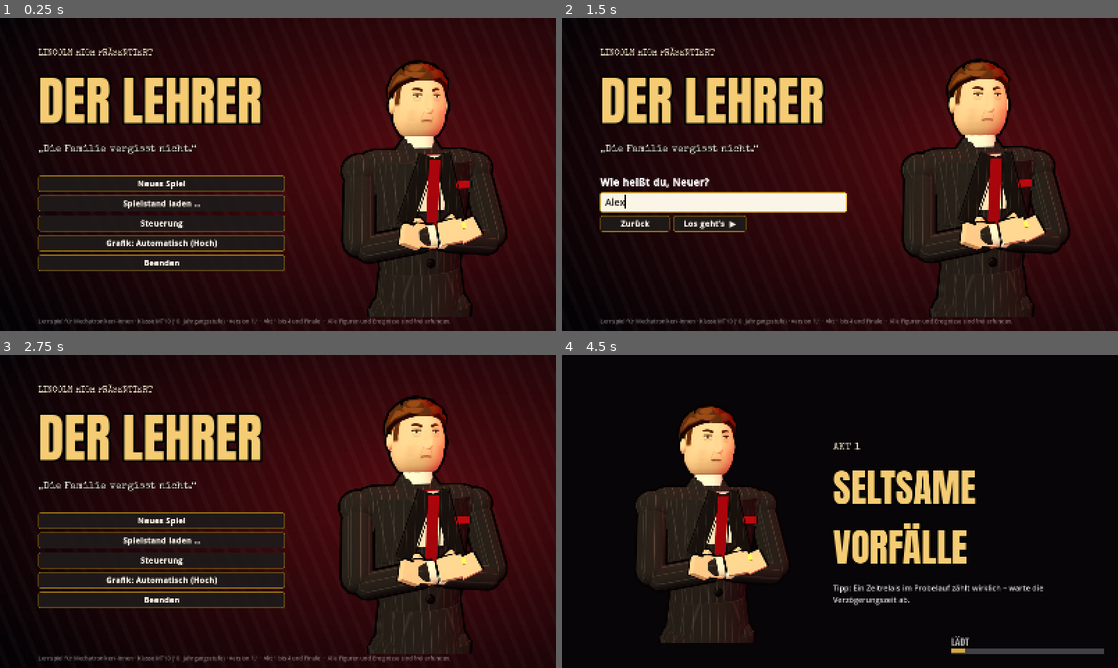
Above: before the commit, frames 1-4 (two rows, left to right).
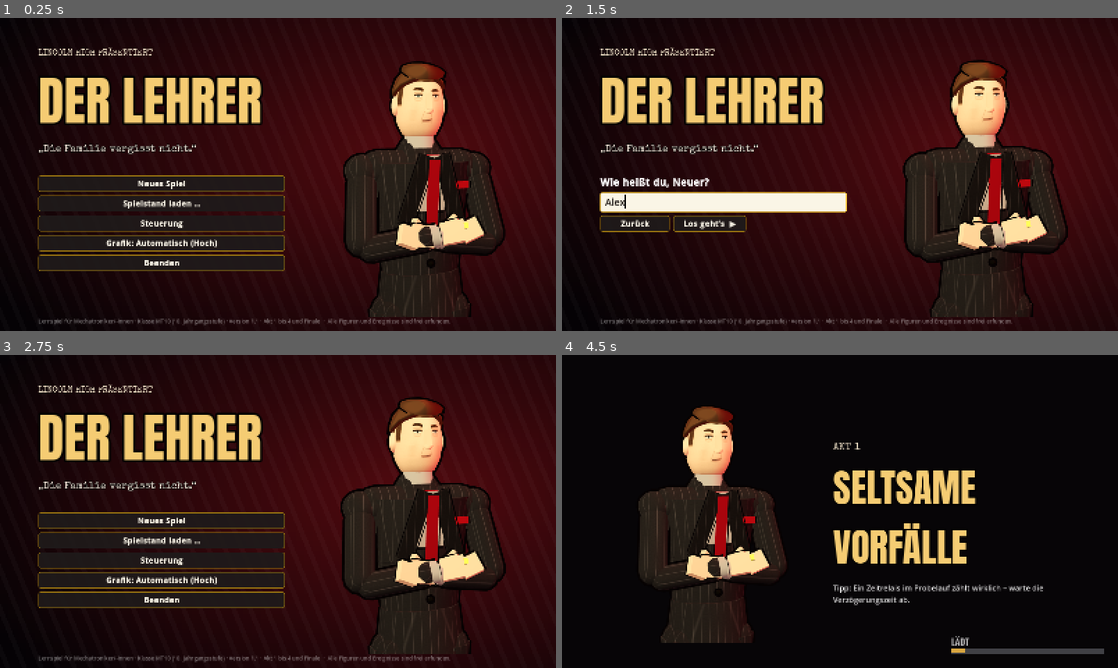
Above: after the commit, the same moments.

Repository: josef94-code/BS_game
Game: Godot game, scene res://szenen/hauptmenue.tscn
Two runs of this game, one before a commit and one after it. Both use one fixed random seed, a clock stepped at 60 frames per second and the inputs below.
Inputs (mouse positions are in pixels of both pictures, inside the frame that each line leads up to):
- Up to frame 1 (0.25 s): no input
- Up to frame 2 (1.5 s): click "Neues Spiel" at 0.5 s; click (723, 202) at 1.27 s; type "Alex" at 1.35 s
- Up to frame 3 (2.75 s): click "Zurück" at 2 s
- Up to frame 4 (4.5 s): click "Neues Spiel" at 2.75 s; click "Los geht’s ▶" at 3.5 s; tap Enter at 4.25 s; move the mouse to (962, 495) at 4.27 s; hold D (rechts) from 4.28 s (still down); hold B (beweisbrett) from 4.28 s (still down); click (962, 495) at 4.42 s

The runs differ from the first frame. In frame 1, 2.9% of the frame differs, in the area x 61-92%, y 13-96%; in frame 2, 2.9%; in frame 3, 2.9%, in the area x 60-92%, y 12-96%; in frame 4, 2.0%.

Commit message:
Der Lehrer nach Foto: kurze Haare mit hochgestellter Partie, schmales Gesicht, blaugraue Augen, graues Hemd
Im Paten-Stil mit überlegenem halben Grinsen; Testfoto enthält jetzt auch das Menü-Porträt.

Co-Authored-By: Claude Opus 5.5 <noreply@anthropic.com>
Claude-Session: https://claude.ai/code/session_01RjAFtcWGG9vGVVgEFmjtzk

Diff:
--- a/der-lehrer/skripte/figuren/figur.gd
+++ b/der-lehrer/skripte/figuren/figur.gd
@@ -26,6 +26,8 @@
 	"ausdruck": "ernst",        # ernst, grimmig, skeptisch, arrogant, angespannt, warm, muede
 	"haltung": "",              # verschraenkt, hueften, taschen
 	"kiefer": 1.0,              # Breite des Unterkiefers
+	"kopfbreite": 1.0,          # schmales (< 1) oder breites Gesicht
+	"ohren": 1.0,               # Ohrgröße
 	"huefte": 1.0,              # Hüftbreite
 	"einfach": false,           # Statisten: weniger Polygone, kleinere Gesichtstextur, kein Blinzeln
 }
@@ -316,19 +318,20 @@
 	_gesicht_mat.albedo_texture = _gesicht_offen
 	_gesicht_mat.texture_filter = BaseMaterial3D.TEXTURE_FILTER_LINEAR_WITH_MIPMAPS
 	var kopf := MeshInstance3D.new()
-	kopf.mesh = _kopf_mesh(0.108, stil["kiefer"], stil["einfach"])
+	kopf.mesh = _kopf_mesh(0.108, stil["kiefer"], stil["einfach"], stil["kopfbreite"])
 	kopf.material_override = _gesicht_mat
 	k.add_child(kopf)
 	# Ohren
 	for seite in [-1, 1]:
-		var ohr := _kug(k, 0.026, Vector3(0.092 * seite, -0.008, 0.008), haut, Vector3(0.4, 1.05, 0.75))
+		var og: float = stil["ohren"]
+		var ohr := _kug(k, 0.026 * og, Vector3(0.09 * seite * stil["kopfbreite"], -0.008, 0.008), haut, Vector3(0.4, 1.05, 0.75))
 		ohr.rotation.y = -0.3 * seite
 	# Nase: Rücken und Spitze
 	var nasenhaut := _m(Color(stil["haut"]).darkened(0.04), "", 4.0, false)
 	var nase := Bau.box(k, Vector3(0.018, 0.052, 0.026), Vector3(0, -0.002, -0.097), nasenhaut)
 	nase.rotation.x = 0.3
 	_kug(k, 0.012, Vector3(0, -0.026, -0.106), nasenhaut, Vector3(1.25, 0.85, 1.0))
-	var haar := _m(stil["haare"], "", 4.0, true, 0.35 if stil["frisur"] in ["gegelt", "tolle"] else 0.8)
+	var haar := _m(stil["haare"], "", 4.0, true, 0.35 if stil["frisur"] in ["gegelt", "tolle"] else (0.55 if stil["frisur"] == "kurz_hoch" else 0.8))
 	# Frisur
 	match stil["frisur"]:
 		"tolle", "gegelt":
@@ -340,6 +343,14 @@
 			if stil["frisur"] == "tolle":
 				var welle := _kug(k, 0.04, Vector3(0.015, 0.108, -0.06), haar, Vector3(1.3, 0.38, 0.9))
 				welle.rotation.x = -0.3
+		"kurz_hoch":
+			var kappe := _kug(k, 0.111, Vector3(0, 0.028, 0.008), haar, Vector3(0.9 * stil["kopfbreite"], 0.86, 1.02), true)
+			kappe.rotation.x = 0.45
+			var oben := _kug(k, 0.07, Vector3(0, 0.084, -0.006), haar, Vector3(1.08 * stil["kopfbreite"], 0.36, 1.25))
+			oben.rotation.x = -0.1
+			# kurz hochgestellte Partie über der Stirn
+			var stirn := _kug(k, 0.045, Vector3(0.004, 0.1, -0.06), haar, Vector3(1.85 * stil["kopfbreite"], 0.42, 0.95))
+			stirn.rotation = Vector3(-0.6, 0, 0.05)
 		"dutt":
 			var kappe := _kug(k, 0.112, Vector3(0, 0.03, 0.006), haar, Vector3(0.92, 0.92, 1.03), true)
 			kappe.rotation.x = 0.45
@@ -401,8 +412,8 @@
 ## Wangenknochen, kantiger Unterkiefer, vorstehendes Kinn. Die UVs der Kugel bleiben gleich,
 ## daher passt die gemalte Gesichtstextur weiterhin.
 static var _kopf_cache := {}
-static func _kopf_mesh(r: float, kiefer: float, einfach: bool) -> ArrayMesh:
-	var schluessel := "%s_%s_%s" % [r, kiefer, einfach]
+static func _kopf_mesh(r: float, kiefer: float, einfach: bool, breite: float = 1.0) -> ArrayMesh:
+	var schluessel := "%s_%s_%s_%s" % [r, kiefer, einfach, breite]
 	if _kopf_cache.has(schluessel):
 		return _kopf_cache[schluessel]
 	var sm := SphereMesh.new()
@@ -417,7 +428,7 @@
 		var vorne := clampf(-p.z, 0.0, 1.0)
 		var y := p.y
 		# Grundform: etwas schmaler, höher, Hinterkopf länger
-		p.x *= 0.82
+		p.x *= 0.82 * breite
 		p.y *= 1.13
 		if p.z > 0.0:
 			p.z *= 1.06
--- a/der-lehrer/skripte/figuren/gesicht.gd
+++ b/der-lehrer/skripte/figuren/gesicht.gd
@@ -105,6 +105,9 @@
 			neigung = 0.5; brauenhoehe = -1.0; lid = 0.25; winkel = -1.5
 		"muede":
 			neigung = 1.5; brauenhoehe = 1.0; lid = 0.55; winkel = 1.5
+		"ueberlegen":
+			# selbstsicheres, halbes Grinsen – der Pate weiß mehr als du
+			neigung = 2.5; brauenhoehe = 0.0; lid = 0.33; winkel = -0.8; schief = -0.9
 	var haarfarbe := haare.darkened(0.25)
 	# Frauen (mit Wimpern): schmalere, geschwungene Brauen, weniger Falten, vollere Lippen
 	var weiblich: bool = stil.get("wimpern", false)
--- a/der-lehrer/skripte/figuren/lehrer.gd
+++ b/der-lehrer/skripte/figuren/lehrer.gd
@@ -1,30 +1,34 @@
 class_name Lehrer
 extends Person
-## Der Lehrer (Türschild „Mr. Hö“): stilisierte Figur nach Foto – braune Haare mit Tolle,
-## dunkler Nadelstreifenanzug, weinrote Krawatte. Im Stil eines Paten: gegelt, Bartschatten,
-## prüfender Blick, Einstecktuch und Siegelring, im Stand mit verschränkten Armen.
+## Der Lehrer (Türschild „Mr. Hö“): stilisierte Figur nach Foto – kurze braune Haare, an den Seiten kurz,
+## oben leicht hochgestellt; schmales Gesicht mit Wangenknochen, heller Bartschatten, blaugraue Augen,
+## graues Hemd. Im Stil eines Paten: Nadelstreifen-Sakko, weinrote Krawatte, Einstecktuch, Siegelring,
+## überlegenes halbes Grinsen, im Stand mit verschränkten Armen.
 
 
 func _init() -> void:
 	super({
-		"haut": Color(0.9, 0.72, 0.6),
-		"haare": Color(0.25, 0.15, 0.08),
-		"frisur": "tolle",
-		"augenfarbe": Color(0.33, 0.27, 0.18),
-		"bart": 0.42,
-		"haaransatz": 0.27,
-		"ausdruck": "ernst",
-		"augenringe": 0.6,
-		"kiefer": 1.15,
-		"jacke": Color(0.25, 0.26, 0.3),
+		"haut": Color(0.94, 0.77, 0.67),
+		"haare": Color(0.24, 0.17, 0.12),
+		"frisur": "kurz_hoch",
+		"augenfarbe": Color(0.36, 0.46, 0.5),
+		"bart": 0.32,
+		"haaransatz": 0.25,
+		"wangen": 1.4,
+		"ausdruck": "ueberlegen",
+		"augenringe": 0.35,
+		"kiefer": 0.82,
+		"kopfbreite": 0.9,
+		"ohren": 1.2,
+		"jacke": Color(0.24, 0.25, 0.29),
 		"jacke_textur": "nadelstreifen",
-		"hose": Color(0.25, 0.26, 0.3),
+		"hose": Color(0.24, 0.25, 0.29),
 		"hose_textur": "nadelstreifen",
-		"hemd": Color(0.93, 0.92, 0.88),
+		"hemd": Color(0.58, 0.6, 0.64),
 		"krawatte": Color(0.45, 0.04, 0.09),
 		"einstecktuch": Color(0.5, 0.05, 0.1),
 		"ring": true,
 		"anzug": true,
 		"haltung": "verschraenkt",
-		"breite": 1.04,
+		"breite": 1.0,
 	})
--- a/der-lehrer/tests/figuren_foto.gd
+++ b/der-lehrer/tests/figuren_foto.gd
@@ -87,6 +87,13 @@
 	for j in 10:
 		await process_frame
 	await _foto("statisten")
+	# Porträt wie im Hauptmenü (Comic-Konturen)
+	welt.queue_free()
+	var portraet := Portraet.new(Vector2i(640, 800))
+	root.add_child(portraet)
+	for j in 12:
+		await process_frame
+	await _foto("portraet")
 	quit()
 
 
